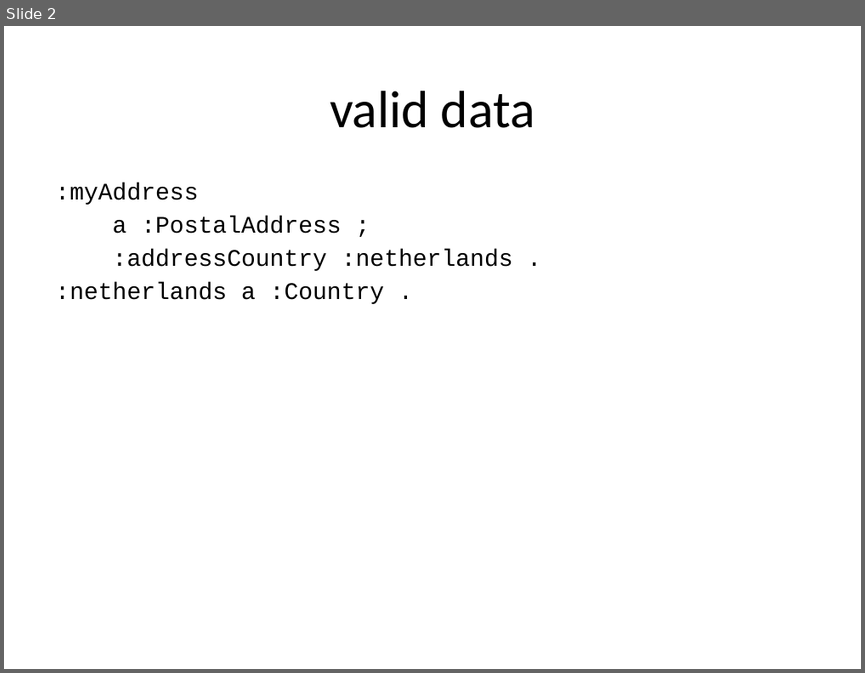
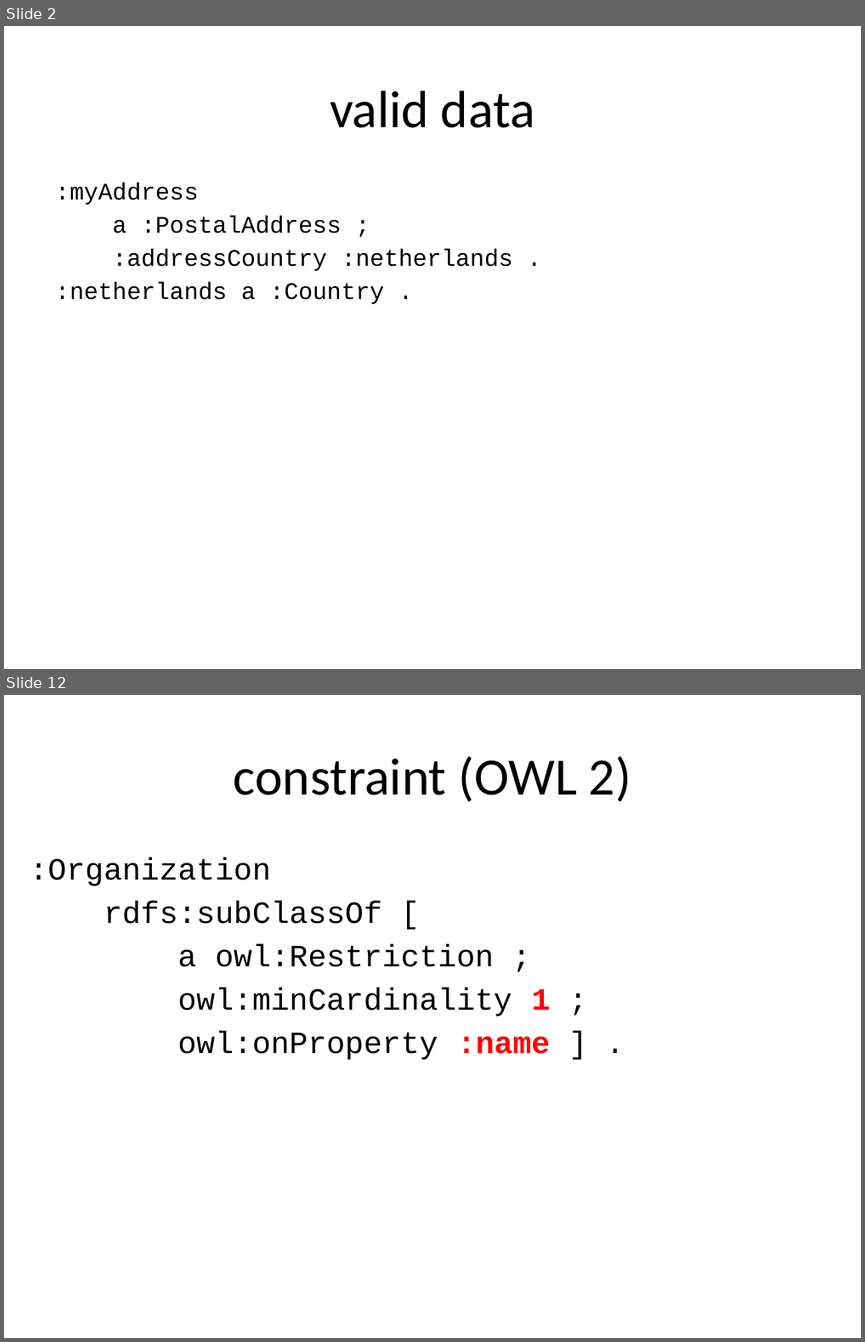
Before and after one commit to boschthomas/rdf-validation-research, a slide deck: presentations/Tutorial Thomas Bosch (DC 2014).pptx. Shown one above the other, each under a label of ours: slide 2 before the commit, slides 2 and 12 after it; the slides between them are not shown. The pictures are 865x673 and 865x1342 pixels, drawn with LibreOffice and Linux fonts; fonts in the diff are those of the drawing. Boxes give left, top, right and bottom in pixels: in the first picture for what was removed or moved away, otherwise in the second. Text is boxed around its words. In the diff, an @@ line names an element or a change of style, - is before the commit and + after.

```diff
--- a/presentations/Tutorial Thomas Bosch (DC 2014).pptx
+++ b/presentations/Tutorial Thomas Bosch (DC 2014).pptx
@@ slide 12 added at [4,695,861,1338], background #FFFFFF @@
@@ title added at [234,756,631,802], 44 pt, text #000000 @@
+constraint (OWL 2)
@@ text added at [30,858,551,1060], 26 pt, text #000000 @@
+:Organization
+rdfs:subClassOf [
+a owl:Restriction ;
+owl:minCardinality 1 ;
+owl:onProperty :name ] .
```
Also in this commit, not shown: 4 slides changed, 14 other slides added, 1 other file.
